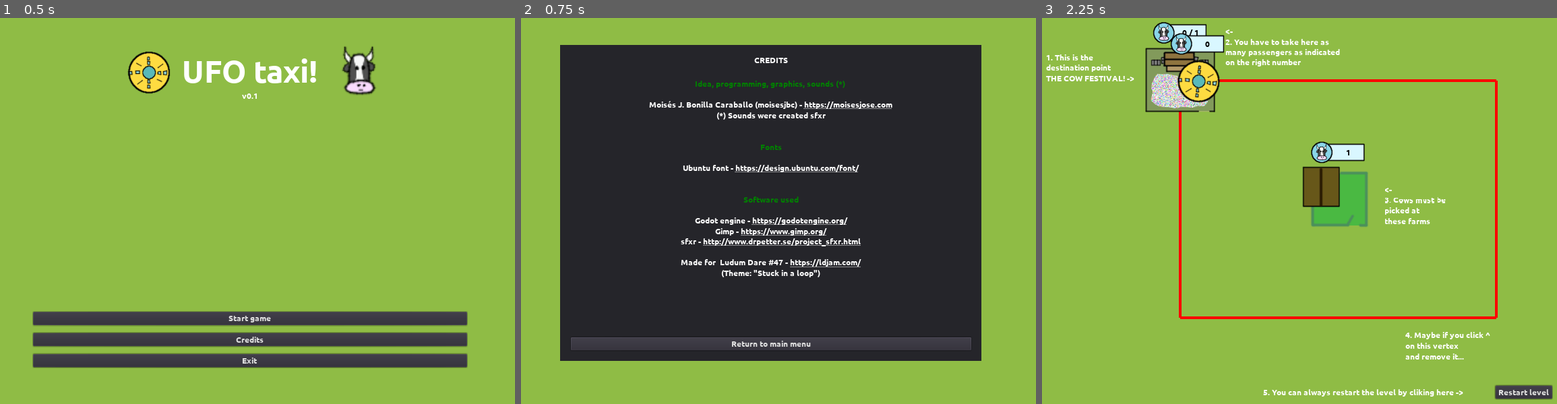
Above: before the commit, frames 1-3 (left to right).
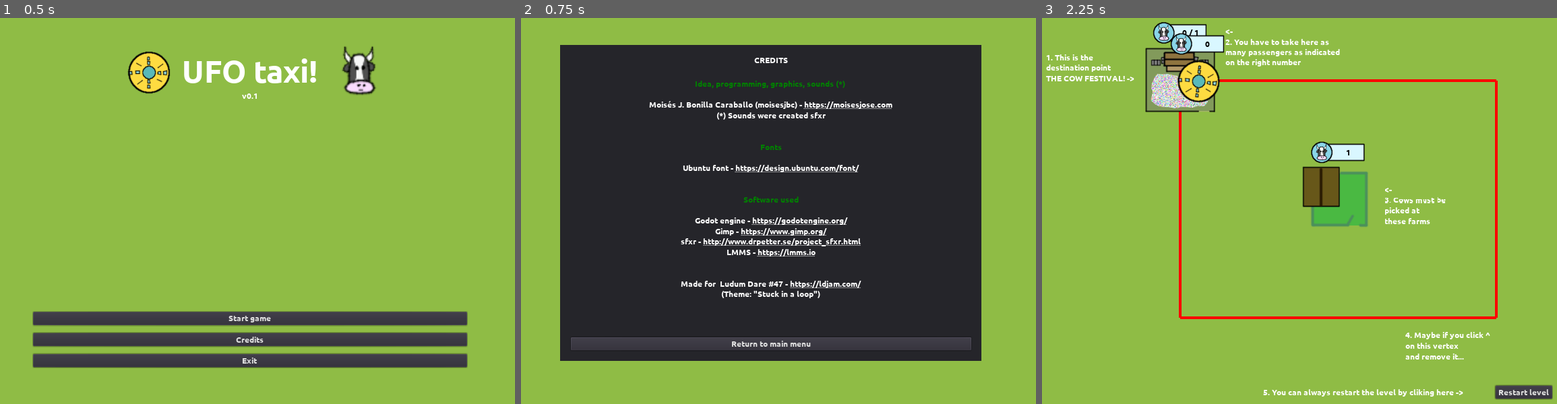
Above: after the commit, the same moments.

Repository: moisesjbc/ufo-taxi
Game: Godot game, scene res://menus/main_menu/main_menu.tscn
Same seed, same stepped clock (60 frames per second), same inputs: the game is played once before the commit and once after it.
Inputs:
- Up to frame 1 (0.5 s): no input
- Up to frame 2 (0.75 s): click "Credits" at 0.5 s
- Up to frame 3 (2.25 s): click "Return to main menu" at 1.25 s; click "Start game" at 2 s

Frame 1 is identical in both runs. In frame 2, 1.1% of the frame differs, in the area x 31-67%, y 59-73%; in frame 3, nothing differs.

Commit message:
Added music

Diff:
--- a/godot-project/gameplay/destination_area/destination_area.gd
+++ b/godot-project/gameplay/destination_area/destination_area.gd
@@ -19,7 +19,8 @@
 
 
 func _on_destination_area_body_entered(body):
-	if body.name == 'player':
+	if body.name == 'player' and body.n_passengers:
+		$leaving_cow_audio.play()
 		passengers_left += body.n_passengers
 		body.leave_passengers()
 		update_passengers_label()
--- a/godot-project/gameplay/destination_area/destination_area.tscn
+++ b/godot-project/gameplay/destination_area/destination_area.tscn
@@ -1,8 +1,9 @@
-[gd_scene load_steps=5 format=2]
+[gd_scene load_steps=6 format=2]
 
 [ext_resource path="res://gameplay/destination_area/festival.png" type="Texture" id=1]
 [ext_resource path="res://gameplay/destination_area/destination_area.gd" type="Script" id=2]
 [ext_resource path="res://gameplay/cow_label/cow_counter.tscn" type="PackedScene" id=3]
+[ext_resource path="res://gameplay/destination_area/leaving_cow.wav" type="AudioStream" id=4]
 
 [sub_resource type="RectangleShape2D" id=1]
 extents = Vector2( 65, 59.5 )
@@ -20,4 +21,8 @@
 [node name="passengers_label" parent="." instance=ExtResource( 3 )]
 margin_top = -90.6119
 margin_bottom = -90.6119
+
+[node name="leaving_cow_audio" type="AudioStreamPlayer2D" parent="."]
+pause_mode = 2
+stream = ExtResource( 4 )
 [connection signal="body_entered" from="." to="." method="_on_destination_area_body_entered"]
--- a/godot-project/menus/credits_menu/credits_menu.tscn
+++ b/godot-project/menus/credits_menu/credits_menu.tscn
@@ -75,9 +75,11 @@
 
 [color=green]Software used[/color]
 
-[color=white]Godot engine - [url=https://godotengine.org/]https://godotengine.org/[/url][/color]
-[color=white]Gimp - [url=https://www.gimp.org/]https://www.gimp.org/[/url][/color]
-[color=sfxr]sfxr - [url=http://www.drpetter.se/project_sfxr.html]http://www.drpetter.se/project_sfxr.html[/url][/color]
+[color=white]Godot engine - [url=https://godotengine.org/]https://godotengine.org/[/url]
+Gimp - [url=https://www.gimp.org/]https://www.gimp.org/[/url]
+sfxr - [url=http://www.drpetter.se/project_sfxr.html]http://www.drpetter.se/project_sfxr.html[/url]
+LMMS - [url=https://lmms.io]https://lmms.io[/url]
+[/color]
 
 [color=white]Made for  Ludum Dare #47 - [url=https://ldjam.com/]https://ldjam.com/[/url]
 (Theme: \"Stuck in a loop\")[/color]
@@ -99,6 +101,8 @@
 Godot engine - https://godotengine.org/
 Gimp - https://www.gimp.org/
 sfxr - http://www.drpetter.se/project_sfxr.html
+LMMS - https://lmms.io
+
 
 Made for  Ludum Dare #47 - https://ldjam.com/
 (Theme: \"Stuck in a loop\")
--- /dev/null
+++ b/godot-project/music/music.tscn
@@ -0,0 +1,8 @@
+[gd_scene load_steps=2 format=2]
+
+[ext_resource path="res://music/music.ogg" type="AudioStream" id=1]
+
+[node name="music" type="AudioStreamPlayer"]
+stream = ExtResource( 1 )
+volume_db = -10.0
+autoplay = true
--- a/godot-project/project.godot
+++ b/godot-project/project.godot
@@ -18,6 +18,10 @@
 config/name="UFO taxi! - v0.1"
 run/main_scene="res://menus/main_menu/main_menu.tscn"
 config/icon="res://icon.png"
+
+[autoload]
+
+Music="*res://music/music.tscn"
 
 [display]
 
Not shown, added: godot-project/gameplay/destination_area/leaving_cow.wav.import
Not shown, added: godot-project/music/music.ogg.import
Not shown, added: godot-project/gameplay/destination_area/leaving_cow.wav
Not shown, added: godot-project/music/music.ogg
